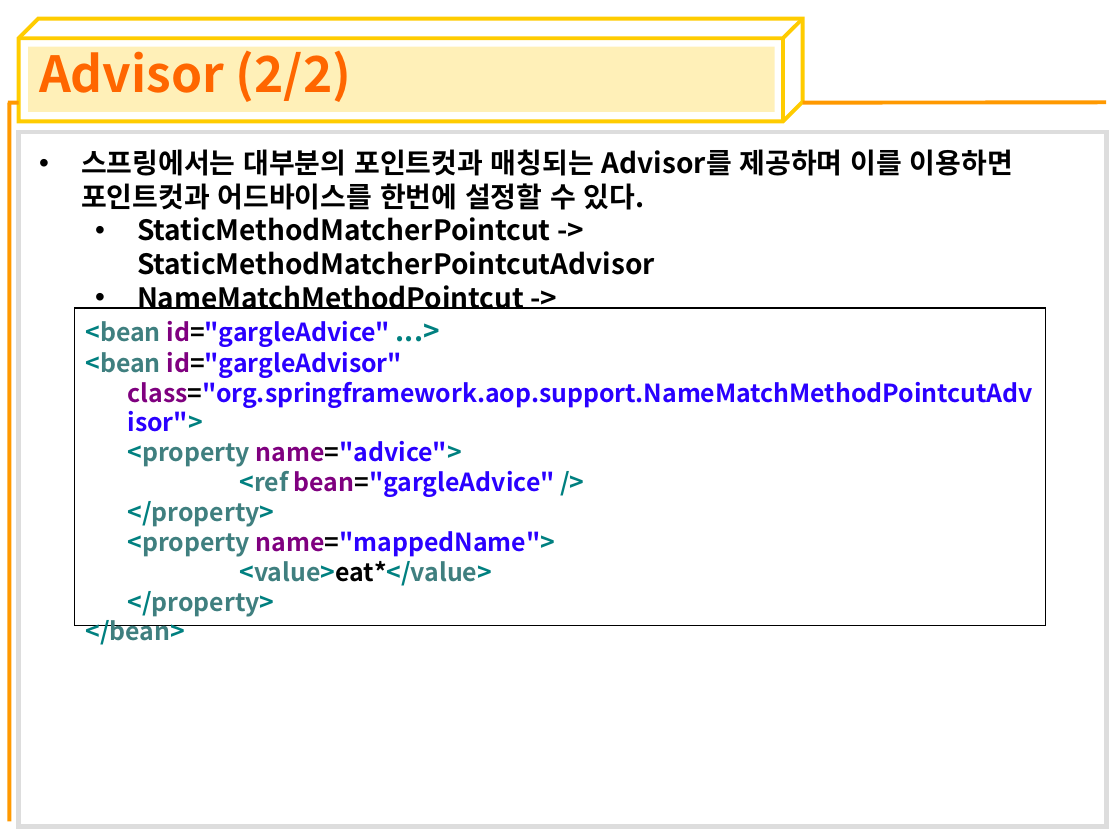
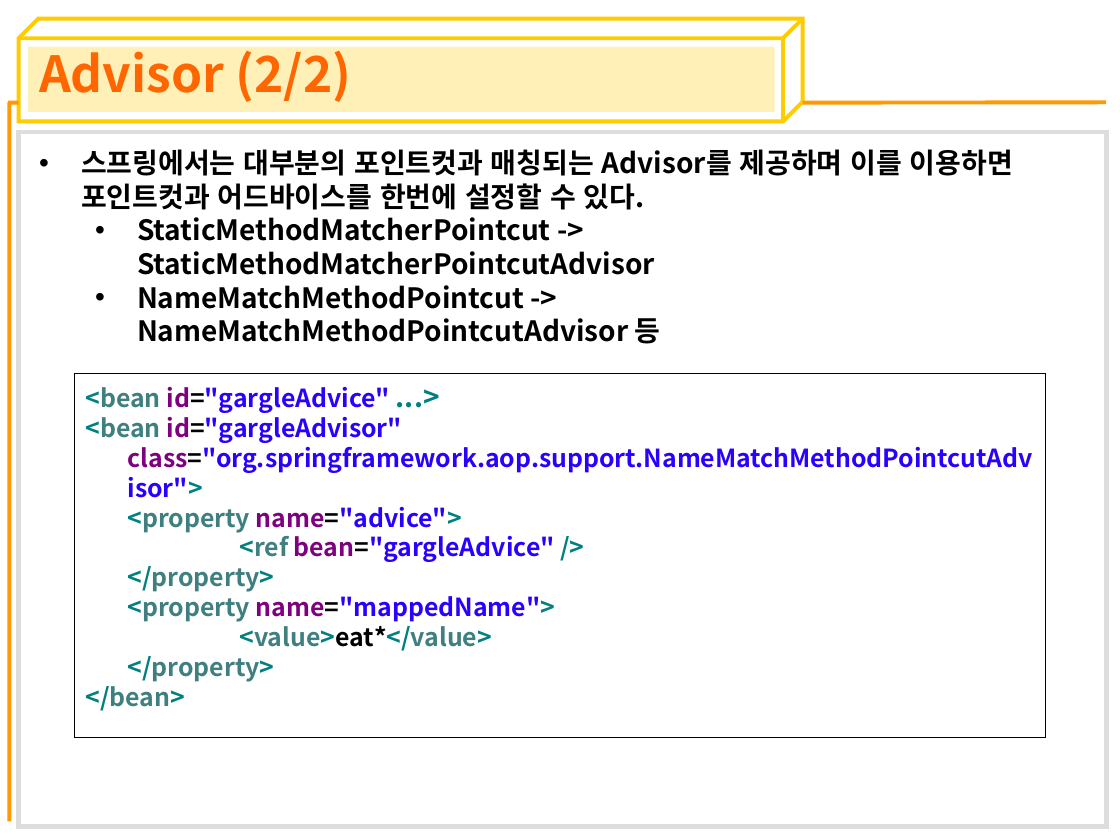
Before and after one commit to crazyjin7/sds-java-framework, a slide deck: slide 17 of FrameworkWeb/doc/PPT/03장_AOP.ppt. Drawn at 1120x840 pixels with LibreOffice and Linux fonts; fonts in the diff are those of the drawing. Boxes give left, top, right and bottom in pixels: in the first picture for what was removed or moved away, otherwise in the second. Text is boxed around its words. In the diff, an @@ line names an element or a change of style, - is before the commit and + after.

```diff
--- a/FrameworkWeb/doc/PPT/03장_AOP.ppt
+++ b/FrameworkWeb/doc/PPT/03장_AOP.ppt
@@ rectangle "<bean id="gargleAdvice" ...>": place and size @@
-rectangle "<bean id="gargleAdvice" ...>" at (75, 308, 1046, 625)
+rectangle "<bean id="gargleAdvice" ...>" at (75, 373, 1046, 737)
```
Also in this commit, not shown: 2 other slides changed, 1 other file.
